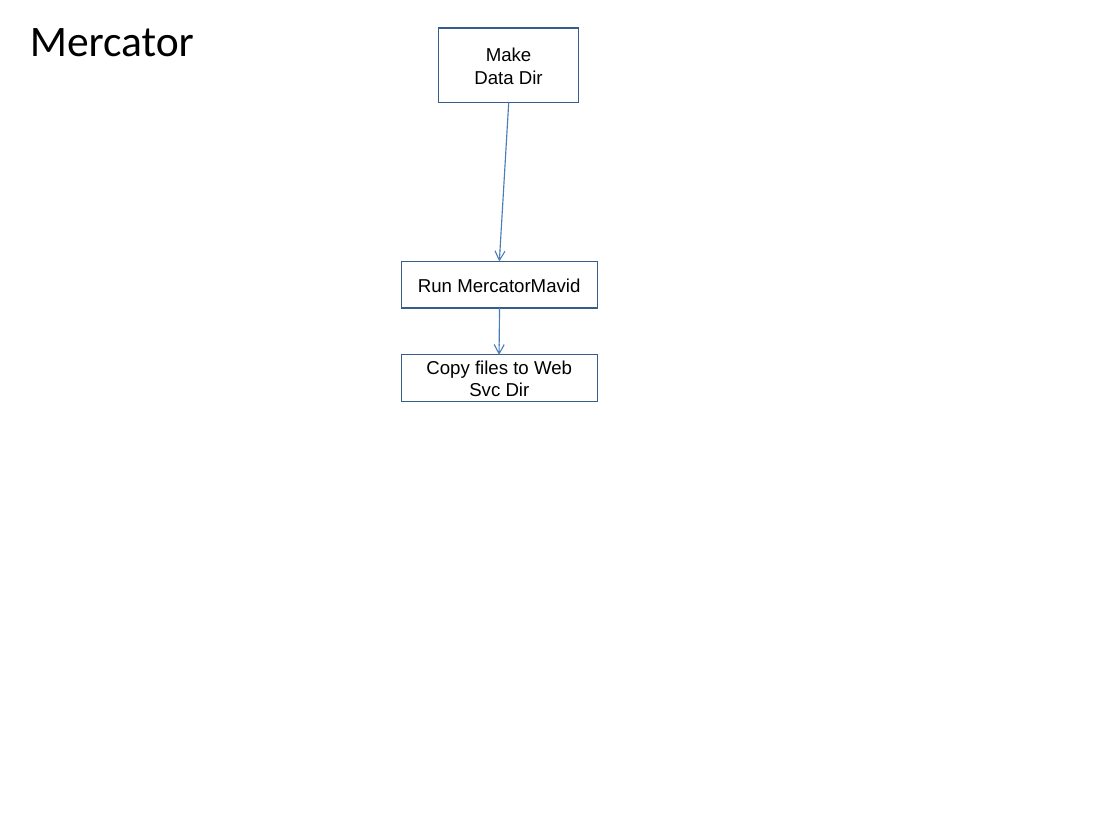
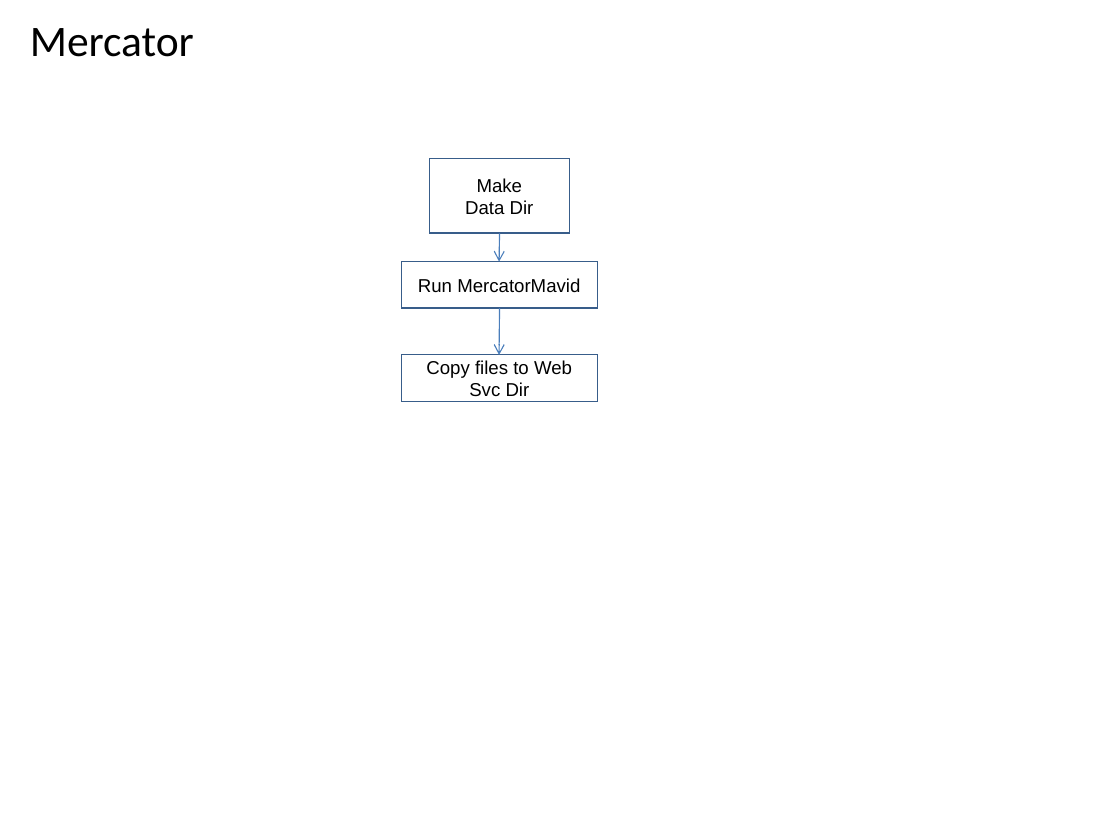
Before and after one commit to VEuPathDB/ApiCommonWorkflow, a slide deck: slide 38 of Main/doc/IntegratedWorkflow.ppt. Drawn at 1120x840 pixels with LibreOffice and Linux fonts; fonts in the diff are those of the drawing. Boxes give left, top, right and bottom in pixels: in the first picture for what was removed or moved away, otherwise in the second. Text is boxed around its words. In the diff, an @@ line names an element or a change of style, - is before the commit and + after.

```diff
--- a/Main/doc/IntegratedWorkflow.ppt
+++ b/Main/doc/IntegratedWorkflow.ppt
@@ rectangle "Make": place and size @@
-rectangle "Make" at [439, 28, 579, 103]
+rectangle "Make" at [429, 159, 569, 234]
@@ arrow moved from (508, 103) - (500, 261) to (500, 233) - (500, 262) @@
```
Also in this commit, not shown: 8 other slides changed.
